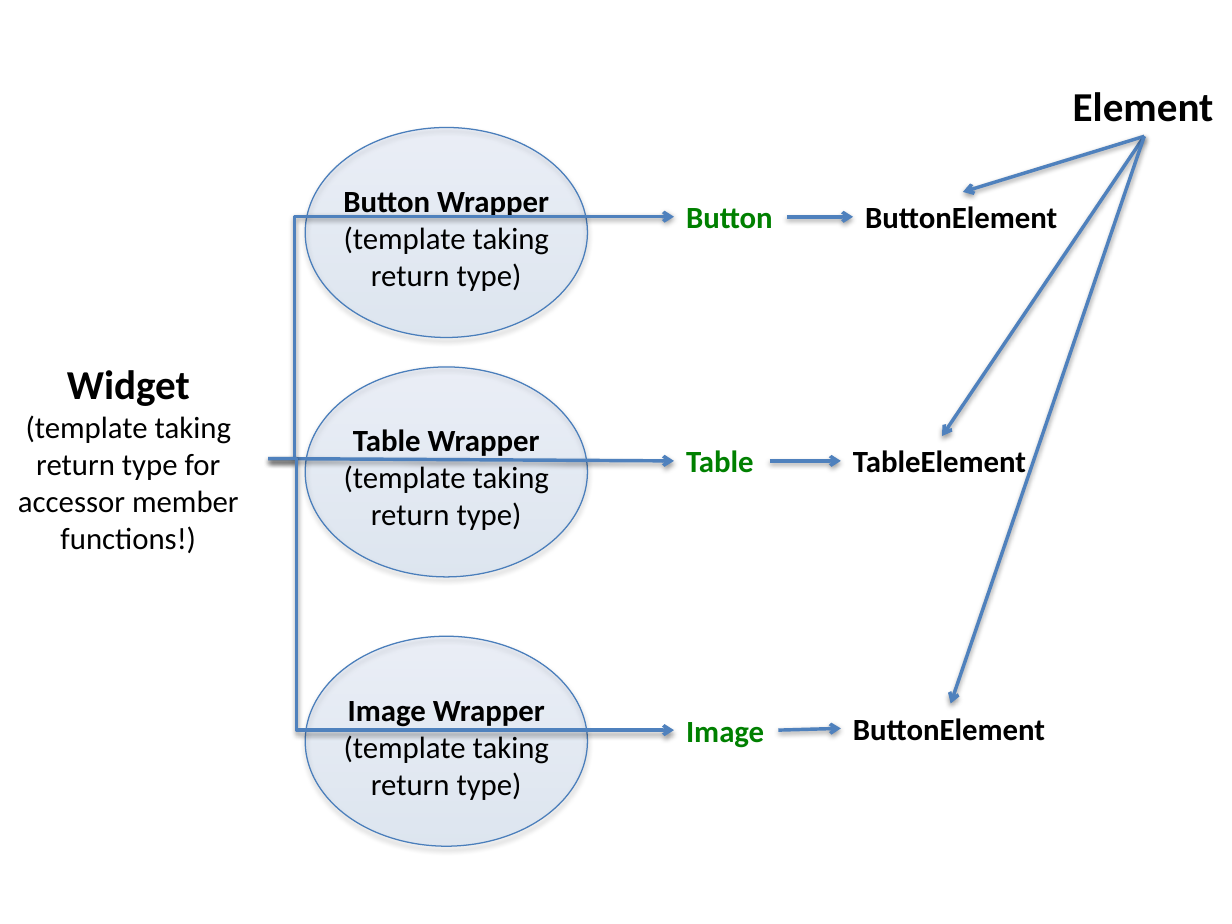
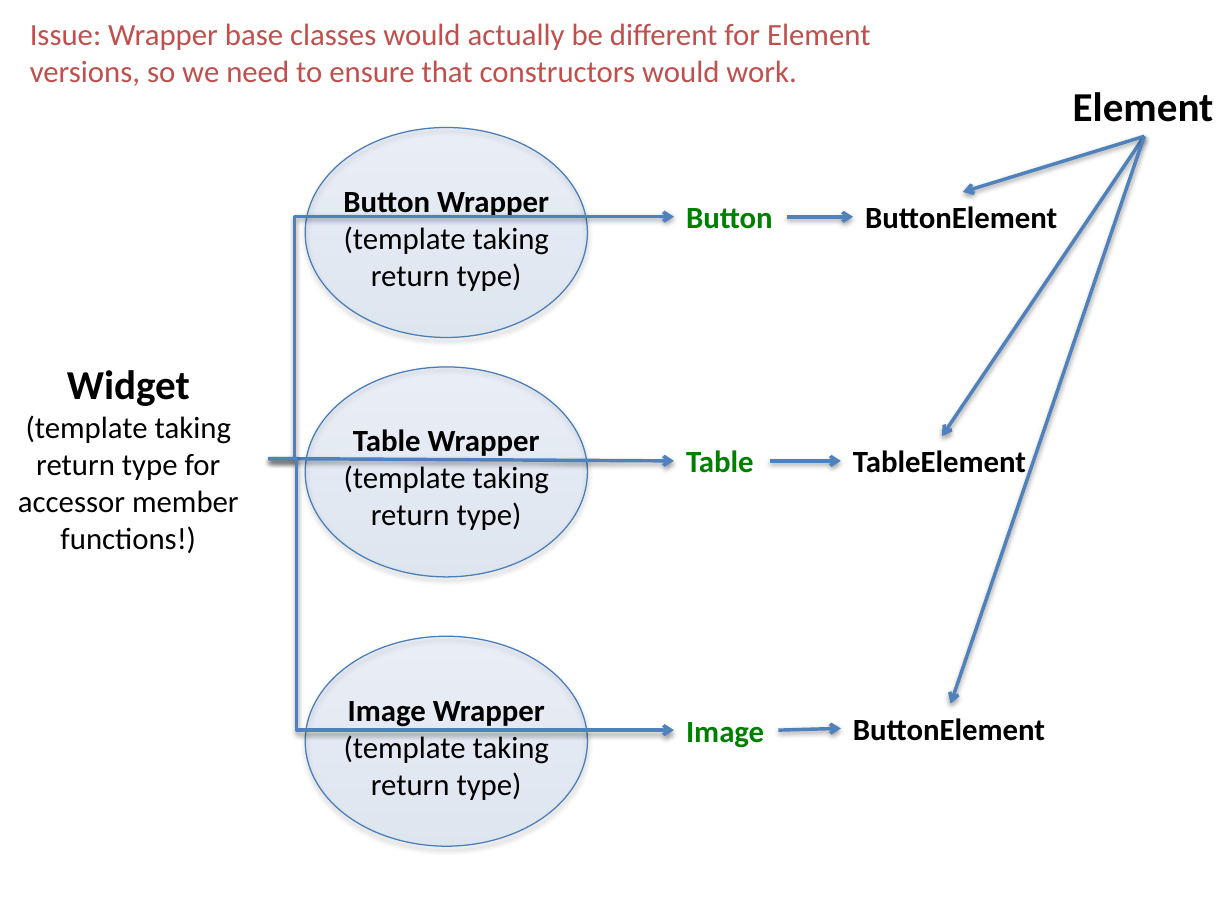
Before and after one commit to devosoft/Empirical, a slide deck: slide 3 of Planning/Element Layout.pptx. Drawn at 1232x924 pixels with LibreOffice and Linux fonts; fonts in the diff are those of the drawing. Boxes give left, top, right and bottom in pixels: in the first picture for what was removed or moved away, otherwise in the second. Text is boxed around its words. In the diff, an @@ line names an element or a change of style, - is before the commit and + after.

Commit message:
Finalized element layout; now implemented.

```diff
--- a/Planning/Element Layout.pptx
+++ b/Planning/Element Layout.pptx
@@ text added at bbox=[30, 23, 870, 86], 18 pt, text #C0504D @@
+Issue: Wrapper base classes would actually be different for Element versions, so we need to ensure that constructors would work.
```
